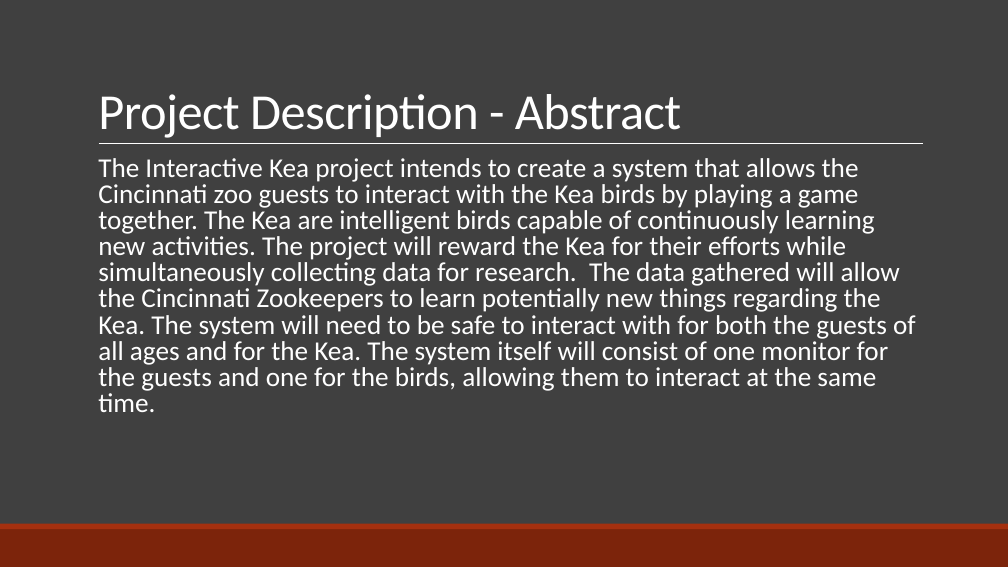
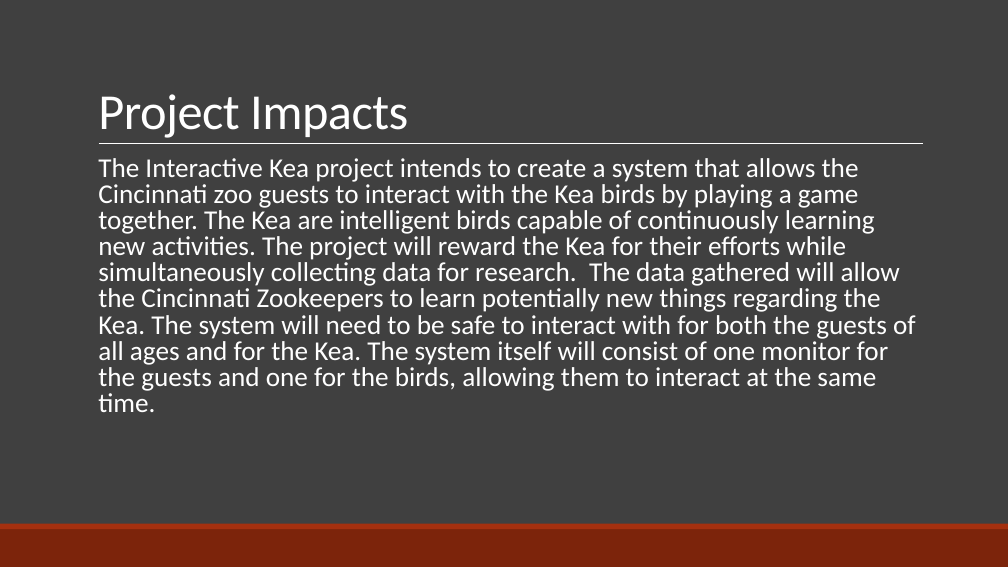
Before and after one commit to AnneRenee42/SeniorDesign, a slide deck: slide 5 of Kea PowerPoint.pptx (slide 3 before the commit). Drawn at 1008x567 pixels with LibreOffice and Linux fonts; fonts in the diff are those of the drawing. Boxes give left, top, right and bottom in pixels: in the first picture for what was removed or moved away, otherwise in the second. Text is boxed around its words. In the diff, an @@ line names an element or a change of style, - is before the commit and + after.

```diff
--- a/Kea PowerPoint.pptx
+++ b/Kea PowerPoint.pptx
@@ title at <box>98,94,408,138</box>: text changed @@
-Project Description - Abstract
+Project Impacts
```
Also in this commit, not shown: 3 other slides changed, 4 slides added, 3 slides removed.
